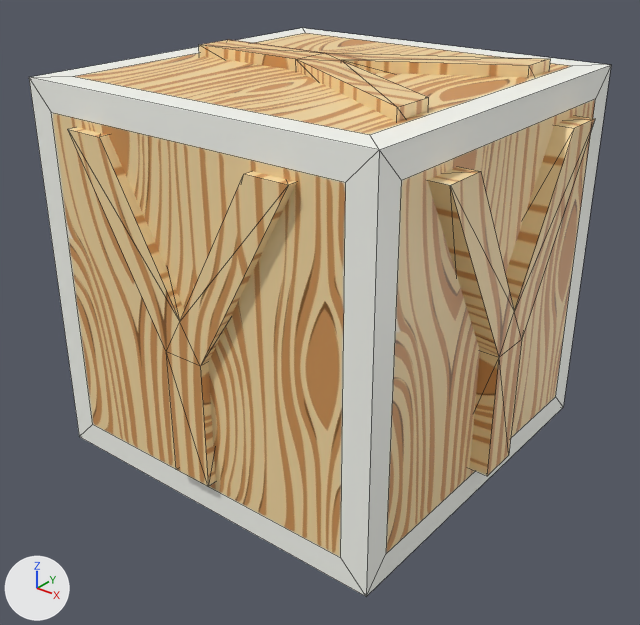
Two versions of the FBX model Assets/Models/Block Y.fbx, one commit apart.
Rendered twice from a camera (50 mm lens) standing at (1.347, -1.721, 1.913) and looking at (0.024, -0.067, 0.888). Lighting does not change. The marker at lower left points along +X, +Y and +Z. Mesh edges are drawn as thin lines. Where no turn or scale is listed for an object, it has been applied to the vertices.

Names of what the first picture shows: 'Box', 'FRONT', 'RIGHT', 'TOP'.
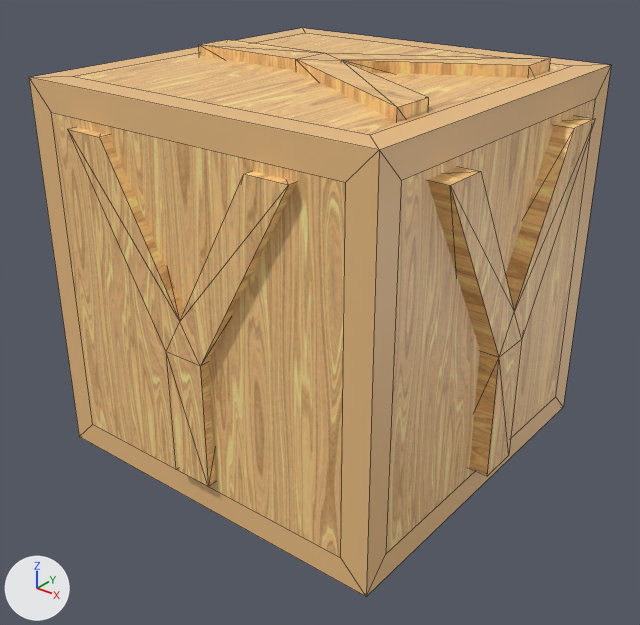
What differs and where, as boxes [x1, y1, x2, y2] in the pictures (640 x 625 px):
'FRONT', recoloured (beige to orange): [68, 127, 297, 487] in both
part 1 of me_box_mesh, recoloured (beige to orange): [51, 33, 596, 558] in both
part 2 of me_box_mesh, recoloured (grey to brown): [29, 28, 611, 596] in both

What the commit changed:
Picture 'wood.png' (img_wood_png) is new.
Material 'letter-borderMaterial' (mat_letter_bordermaterial) is new.
Its texture is img_wood_png (with its transparency).
Its roughness is 0.453.
Material 'blockMaterial' (mat_blockmaterial) is new.
Its texture is img_wood_png (with its transparency).
Its roughness is 0.453.
me_front_mesh has 18 vertices, 32 faces and spans x 0.0..0.656, y -0.1..0.0, z 0.0..0.81.
me_front_mesh no longer uses material mat_edgewoodmaterial (picture img_wood_jpg).
me_front_mesh now uses material mat_letter_bordermaterial (picture img_wood_png).
me_box_mesh has 32 vertices, 30 faces and spans x -0.5..0.5, y -0.5..0.5, z -0.5..0.5.
me_box_mesh is used by ob_box; location (0.0, 0.0, 1.003).
me_box_mesh part 1: all 6 faces that had it switch from mat_woodmaterial (picture img_wood_jpg) to mat_blockmaterial (picture img_wood_png).
me_box_mesh part 2: all 24 faces that had it switch from mat_edgewoodmaterial (picture img_wood_jpg) to mat_letter_bordermaterial (picture img_wood_png).
